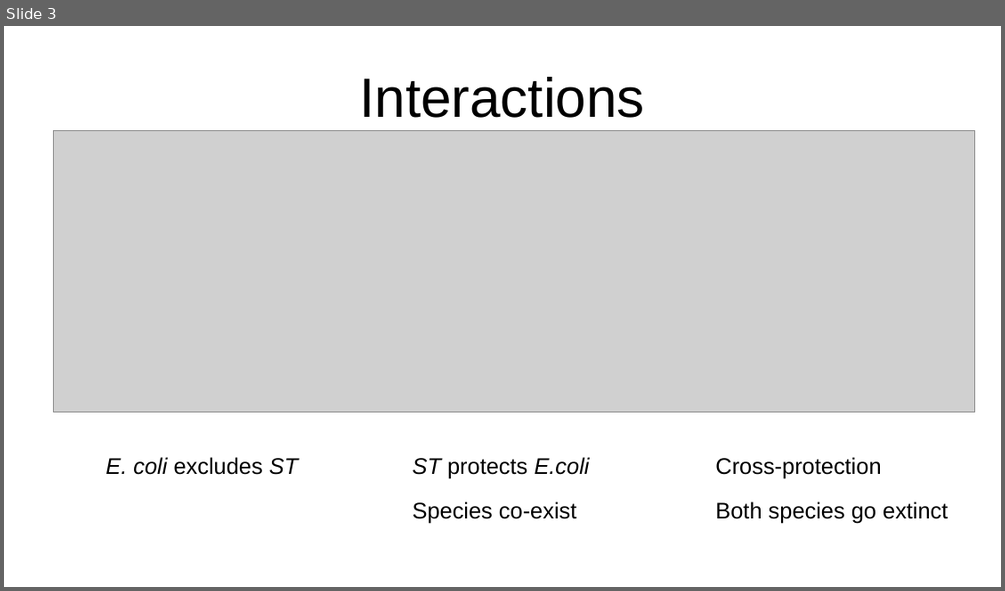
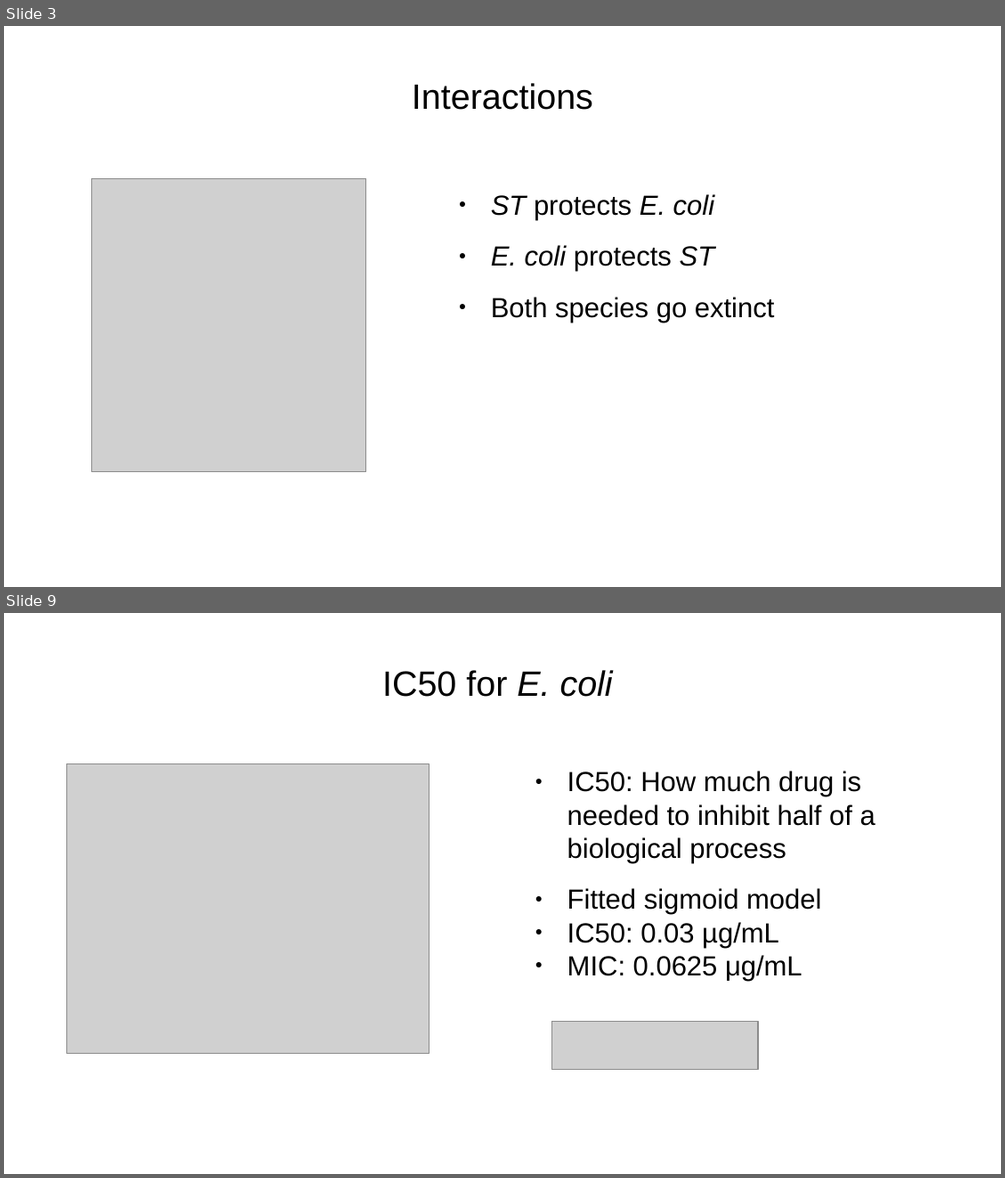
Before and after one commit to nahanoo/toxicity_kuleuven, a slide deck: presentation.odp. Shown one above the other, each under a label of ours: slide 3 before the commit, slides 3 and 9 after it; the slides between them are not shown. The pictures are 1005x591 and 1005x1178 pixels, drawn with LibreOffice and Linux fonts; fonts in the diff are those of the drawing; grey boxes stand for pictures. Boxes give left, top, right and bottom in pixels: in the first picture for what was removed or moved away, otherwise in the second. Text is boxed around its words. In the diff, an @@ line names an element or a change of style, - is before the commit and + after.

```diff
--- a/presentation.odp
+++ b/presentation.odp
@@ slide 9 added at bbox=[4, 613, 1001, 1174], background #FFFFFF @@
@@ title added at bbox=[382, 670, 613, 697], 28 pt, text #000000 @@
+IC50 for E. coli
@@ picture added at bbox=[66, 764, 429, 1054] @@
@@ text added at bbox=[567, 771, 875, 981], 22 pt, text #000000 @@
+● IC50: How much drug is needed to inhibit half of a biological process
+● Fitted sigmoid model
+● IC50: 0.03 µg/mL
+● MIC: 0.0625 μg/mL
@@ picture added at bbox=[552, 1021, 759, 1069] @@
@@ slide 3 changed as well @@
@@ title "Interactions" at bbox=[412, 83, 593, 110]: size 44 to 28 pt @@
@@ picture: place and size @@
-picture at bbox=[54, 131, 976, 413]
+picture at bbox=[92, 178, 367, 471]
@@ text added at bbox=[491, 194, 775, 322], 22 pt, text #000000 @@
+● ST protects E. coli
+● E. coli protects ST
+● Both species go extinct
@@ text removed at bbox=[105, 457, 298, 475] @@
-E. coli excludes ST
@@ text removed at bbox=[413, 457, 590, 524] @@
-ST protects E.coli
-Species co-exist
@@ text removed at bbox=[715, 457, 947, 524] @@
-Cross-protection
-Both species go extinct
```
Also in this commit, not shown: 1 other slide changed, 15 other slides added, 2 slides removed, 28 other files.
